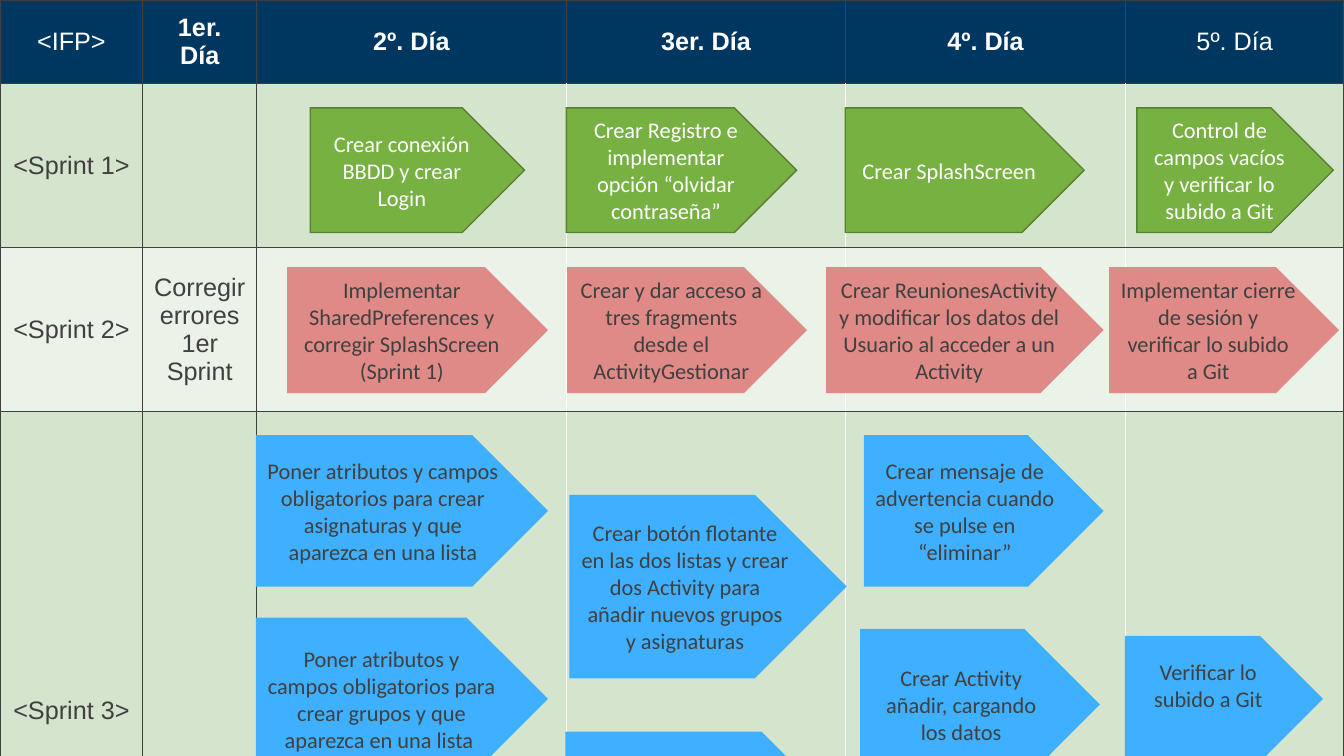
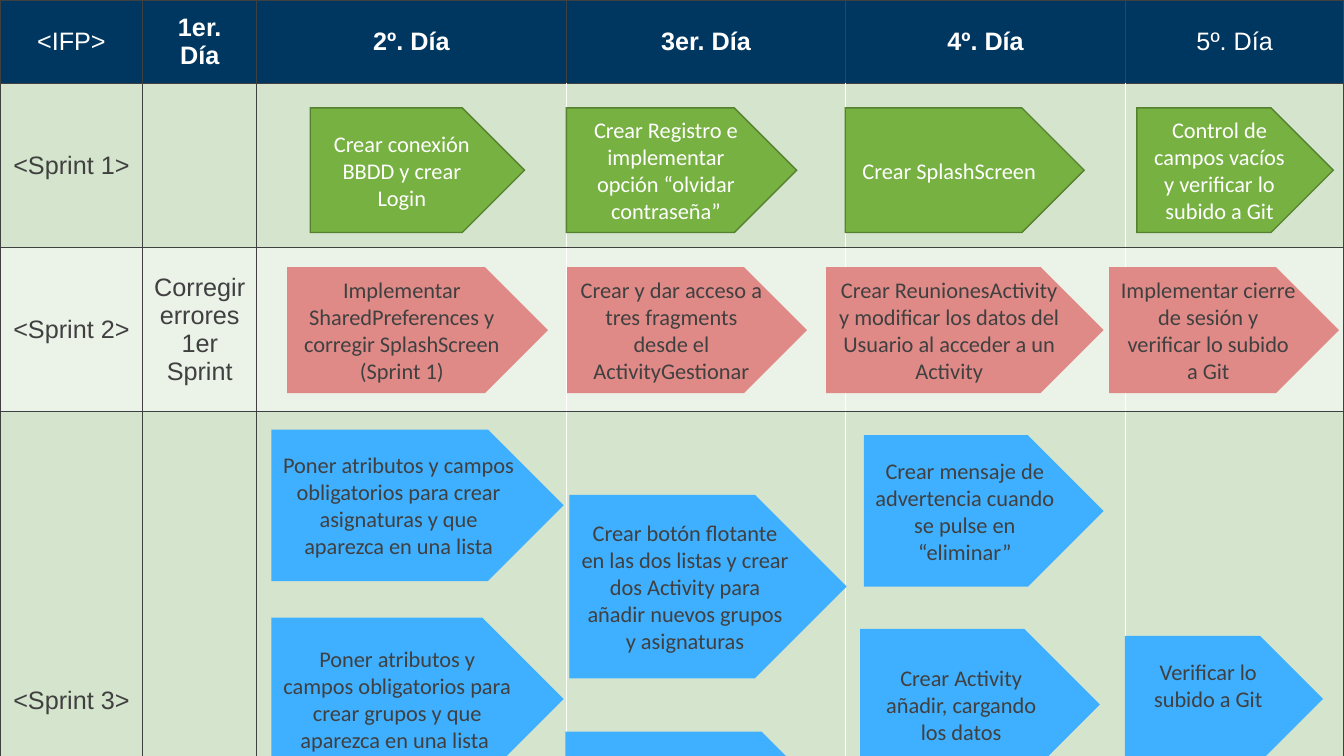
Before and after one commit to AgBasilio/FCT, a slide deck: slide 2 of SCRUM/Hoja de ruta del producto.pptx. Drawn at 1344x756 pixels with LibreOffice and Linux fonts; fonts in the diff are those of the drawing. Boxes give left, top, right and bottom in pixels: in the first picture for what was removed or moved away, otherwise in the second. Text is boxed around its words. In the diff, an @@ line names an element or a change of style, - is before the commit and + after.

```diff
--- a/SCRUM/Hoja de ruta del producto.pptx
+++ b/SCRUM/Hoja de ruta del producto.pptx
@@ table at (0,0,1344,718) @@
-row 5: <Sprint 4> | Corregir errores 3er Sprint |  |  |  | 
@@ pentagon arrow "Poner atributos y campos obligatorios ...": place and size @@
-pentagon arrow "Poner atributos y campos obligatorios ..." at (257,436,547,586)
+pentagon arrow "Poner atributos y campos obligatorios ..." at (272,431,563,581)
@@ pentagon arrow "Poner atributos y campos obligatorios ...": place and size @@
-pentagon arrow "Poner atributos y campos obligatorios ..." at (257,618,547,756)
+pentagon arrow "Poner atributos y campos obligatorios ..." at (272,618,563,756)
```
Also in this commit, not shown: 2 other slides changed, 2 slides added, 7 other files.
